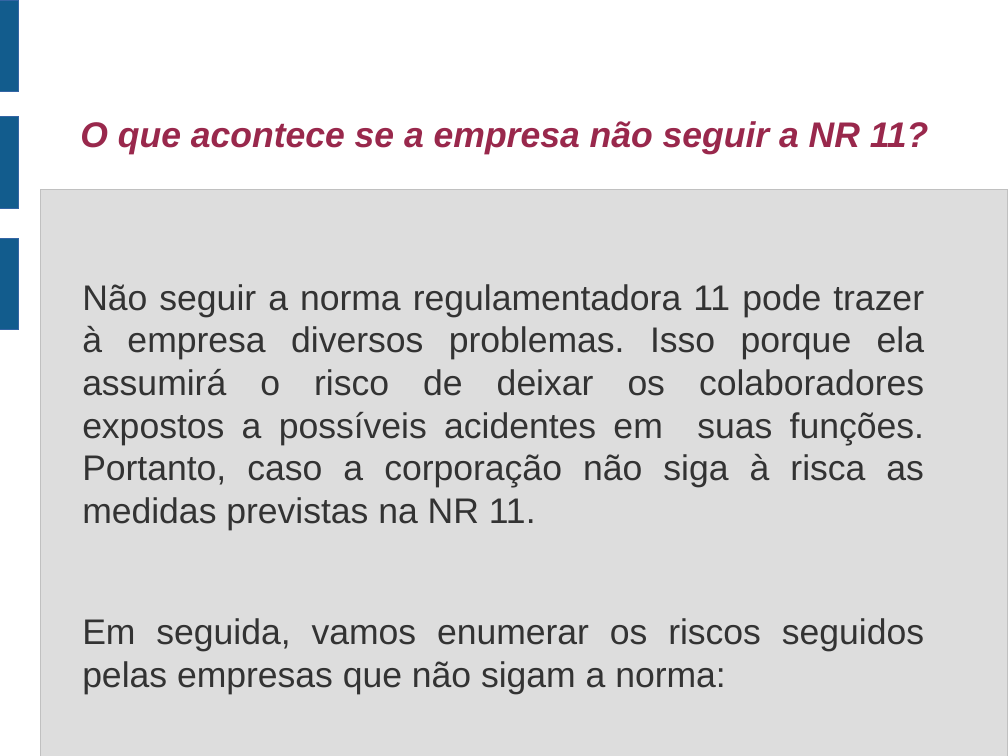
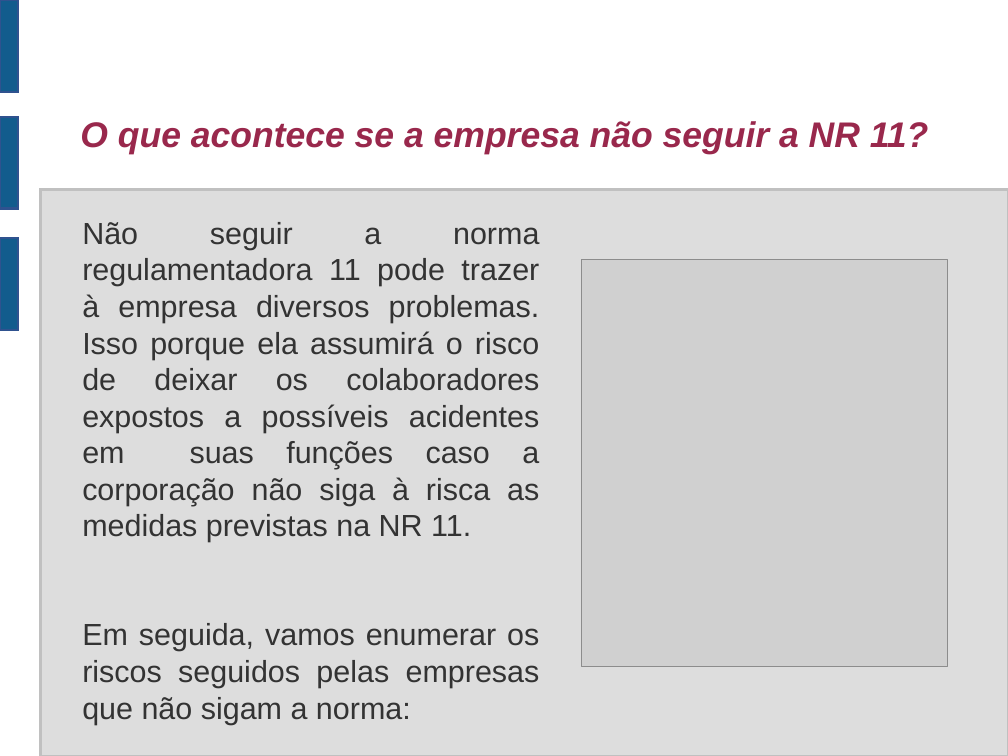
Before and after one commit to jharbes/SEGURANCA-INDUSTRIAL, a slide deck: slide 12 of material_NR11/apresentacaoNR11.odp (slide 13 before the commit). Drawn at 1008x756 pixels with LibreOffice and Linux fonts; fonts in the diff are those of the drawing; grey boxes stand for pictures. Boxes give left, top, right and bottom in pixels: in the first picture for what was removed or moved away, otherwise in the second. Text is boxed around its words. In the diff, an @@ line names an element or a change of style, - is before the commit and + after.

```diff
--- a/material_NR11/apresentacaoNR11.odp
+++ b/material_NR11/apresentacaoNR11.odp
@@ rectangle removed at <box>0,0,18,91</box> @@
@@ freeform shape added at <box>0,0,18,91</box>, fill #125C8D, outline #2F528F 2.01 pt @@
@@ rectangle removed at <box>0,117,18,209</box> @@
@@ freeform shape added at <box>0,117,18,209</box>, fill #125C8D, outline #2F528F 2.01 pt @@
@@ rectangle removed at <box>40,189,1008,756</box> @@
@@ freeform shape added at <box>40,189,1008,756</box>, fill #DDDDDD, outline #C0C0C0 2.01 pt @@
@@ rectangle removed at <box>0,238,18,329</box> @@
@@ freeform shape added at <box>0,238,18,329</box>, fill #125C8D, outline #2F528F 2.01 pt @@
@@ text at <box>82,222,540,542</box>: text changed; size 28 to 24 pt @@
-Não seguir a norma regulamentadora 11 pode trazer à empresa diversos problemas. Isso porque ela assumirá o risco de deixar os colaboradores expostos a possíveis acidentes em suas funções. Portanto, caso a corporação não siga à risca as medidas previstas na NR 11.
+Não seguir a norma regulamentadora 11 pode trazer à empresa diversos problemas. Isso porque ela assumirá o risco de deixar os colaboradores expostos a possíveis acidentes em suas funções caso a corporação não siga à risca as medidas previstas na NR 11.
@@ picture added at <box>582,259,948,667</box> @@
@@ text at <box>82,623,540,725</box>: size 28 to 24 pt in "Em seguida, vamos enumerar os riscos seguidos ..." @@
```
Also in this commit, not shown: 14 other slides changed, 5 slides added, 1 slide removed, 6 other files.
